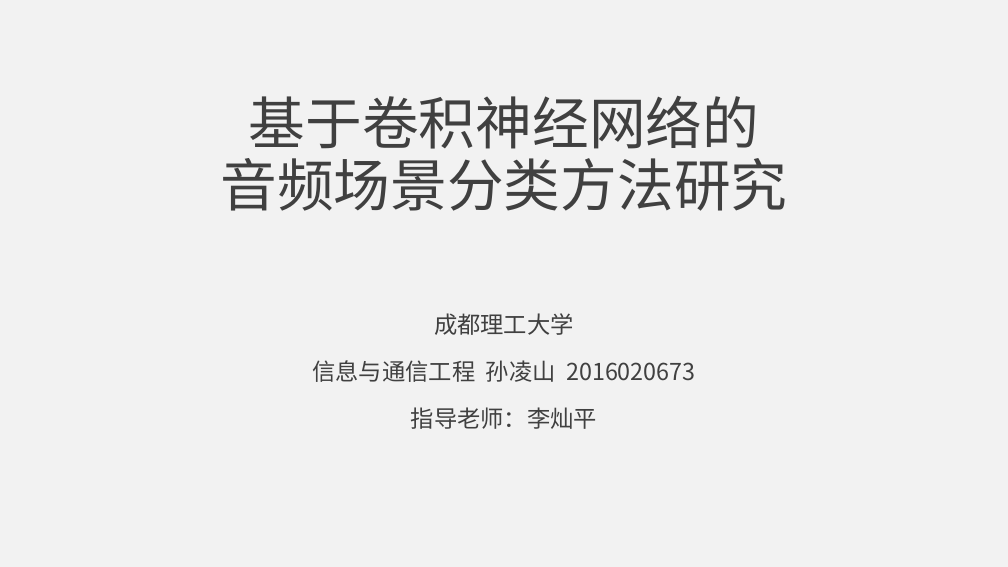
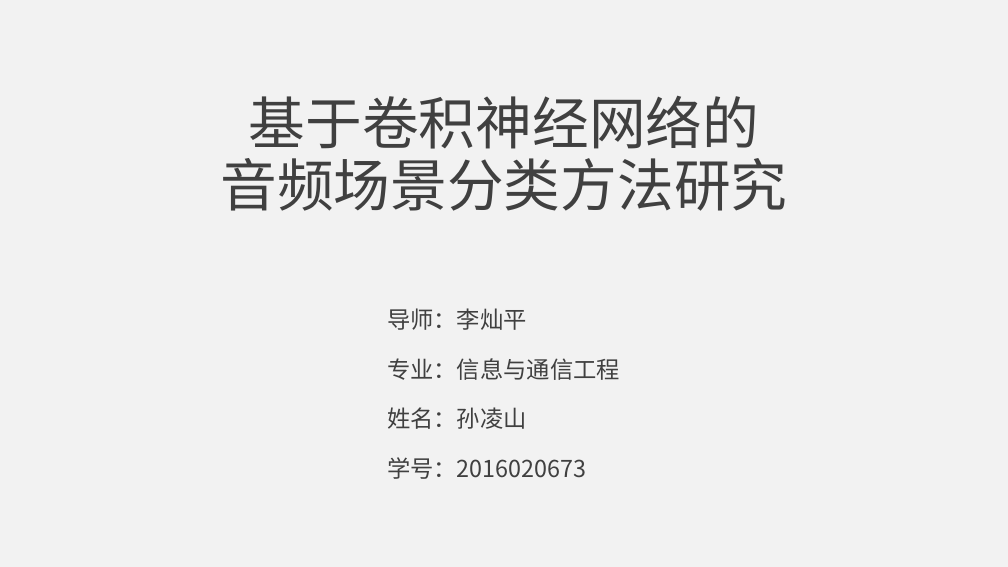
Before and after one commit to jumper3/paper, a slide deck: slide 1 of 开题报告/答辩.pptx. Drawn at 1008x567 pixels with LibreOffice and Linux fonts; fonts in the diff are those of the drawing. Boxes give left, top, right and bottom in pixels: in the first picture for what was removed or moved away, otherwise in the second. Text is boxed around its words. In the diff, an @@ line names an element or a change of style, - is before the commit and + after.

```diff
--- a/开题报告/答辩.pptx
+++ b/开题报告/答辩.pptx
@@ subtitle at (387,308,620,479): text changed @@
-成都理工大学
-信息与通信工程 孙凌山 2016020673
-指导老师：李灿平
+导师：李灿平
+专业：信息与通信工程
+姓名：孙凌山
+学号：2016020673
```
Also in this commit, not shown: 4 slides added, 2 other files.
